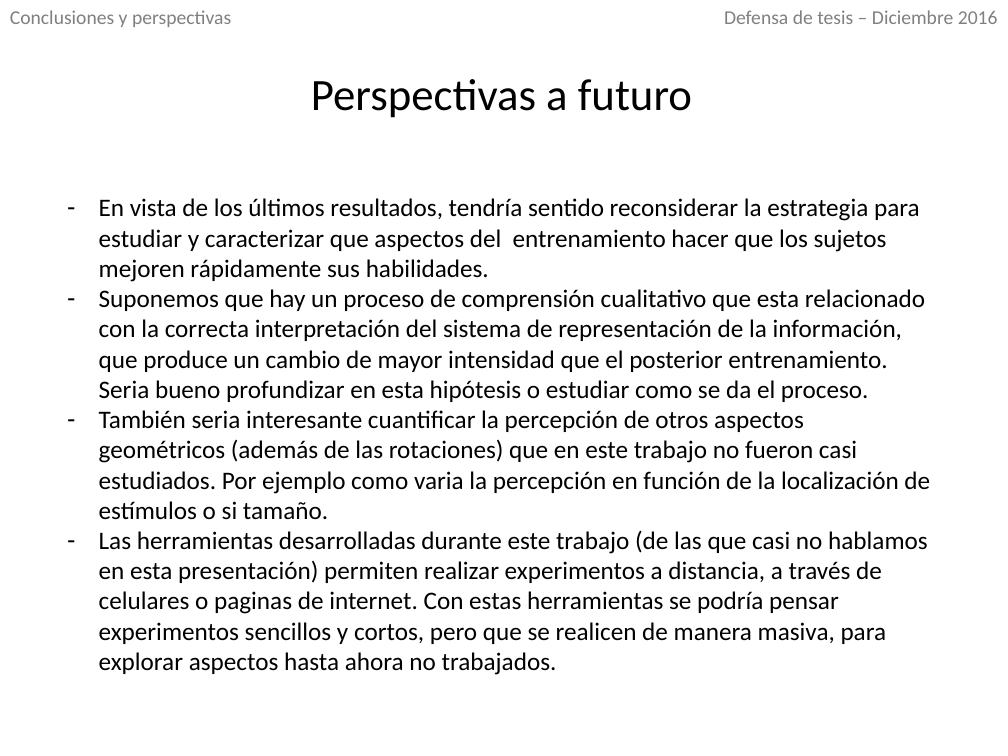
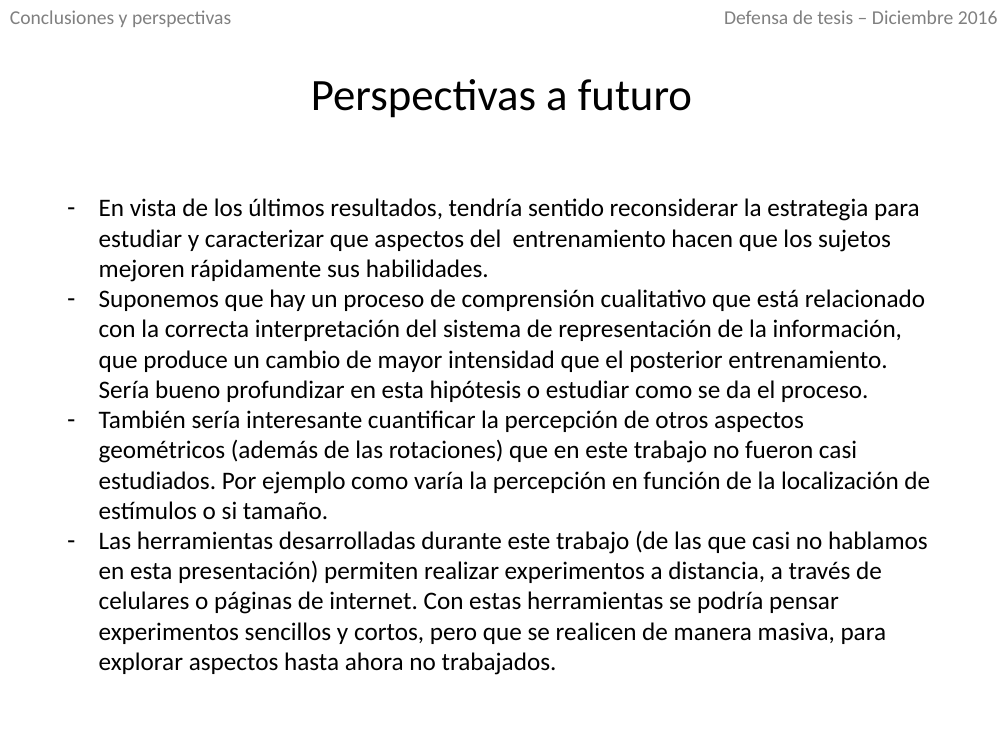
Before and after one commit to IoniUTDT/RedaccionTesis, a slide deck: slide 36 of Defensa/Cosas para usar/Defensa.pptx. Drawn at 1008x756 pixels with LibreOffice and Linux fonts; fonts in the diff are those of the drawing. Boxes give left, top, right and bottom in pixels: in the first picture for what was removed or moved away, otherwise in the second. Text is boxed around its words. In the diff, an @@ line names an element or a change of style, - is before the commit and + after.

```diff
--- a/Defensa/Cosas para usar/Defensa.pptx
+++ b/Defensa/Cosas para usar/Defensa.pptx
@@ text at (99, 198, 930, 675): text changed @@
-– En vista de los últimos resultados, tendría sentido reconsiderar la estrategia para estudiar y caracterizar que aspectos del entrenamiento hacer que los sujetos mejoren rápidamente sus habilidades.
-– Suponemos que hay un proceso de comprensión cualitativo que esta relacionado con la correcta interpretación del sistema de representación de la información, que produce un cambio de mayor intensidad que el posterior entrenamiento. Seria bueno profundizar en esta hipótesis o estudiar como se da el proceso.
-– También seria interesante cuantificar la percepción de otros aspectos geométricos (además de las rotaciones) que en este trabajo no fueron casi estudiados. Por ejemplo como varia la percepción en función de la localización de estímulos o si tamaño.
-– Las herramientas desarrolladas durante este trabajo (de las que casi no hablamos en esta presentación) permiten realizar experimentos a distancia, a través de celulares o paginas de internet. Con estas herramientas se podría pensar experimentos sencillos y cortos, pero que se realicen de manera masiva, para explorar aspectos hasta ahora no trabajados.
+– En vista de los últimos resultados, tendría sentido reconsiderar la estrategia para estudiar y caracterizar que aspectos del entrenamiento hacen que los sujetos mejoren rápidamente sus habilidades.
+– Suponemos que hay un proceso de comprensión cualitativo que está relacionado con la correcta interpretación del sistema de representación de la información, que produce un cambio de mayor intensidad que el posterior entrenamiento. Sería bueno profundizar en esta hipótesis o estudiar como se da el proceso.
+– También sería interesante cuantificar la percepción de otros aspectos geométricos (además de las rotaciones) que en este trabajo no fueron casi estudiados. Por ejemplo como varía la percepción en función de la localización de estímulos o si tamaño.
+– Las herramientas desarrolladas durante este trabajo (de las que casi no hablamos en esta presentación) permiten realizar experimentos a distancia, a través de celulares o páginas de internet. Con estas herramientas se podría pensar experimentos sencillos y cortos, pero que se realicen de manera masiva, para explorar aspectos hasta ahora no trabajados.
```
Also in this commit, not shown: 20 other slides changed, 1 other file.
